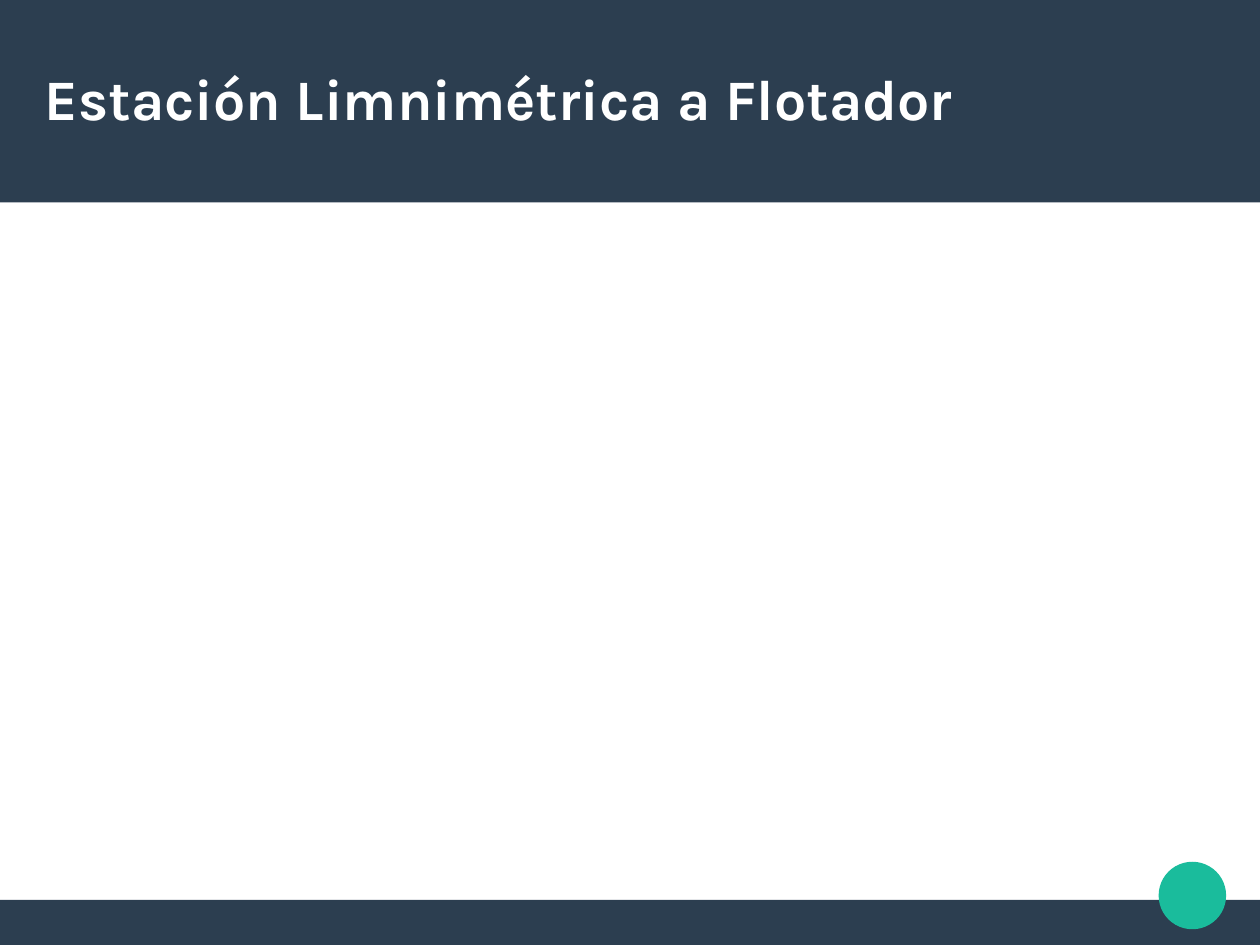
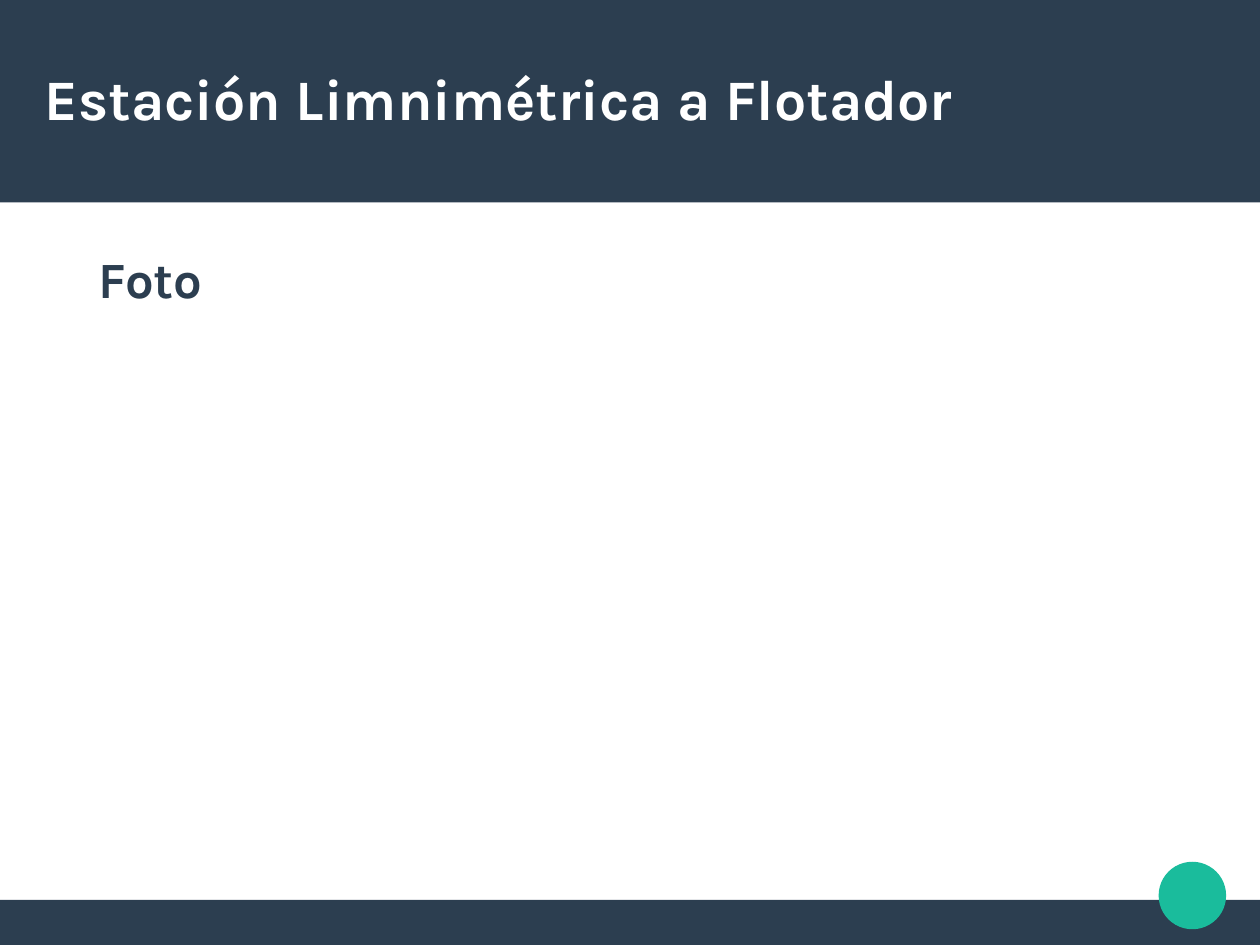
Before and after one commit to MaycoMD/PI, a slide deck: slide 6 of Documentos/PI_Presentacion_MaycoDagatti.odp (slide 5 before the commit). Drawn at 1260x945 pixels with LibreOffice and Linux fonts; fonts in the diff are those of the drawing. Boxes give left, top, right and bottom in pixels: in the first picture for what was removed or moved away, otherwise in the second. Text is boxed around its words. In the diff, an @@ line names an element or a change of style, - is before the commit and + after.

```diff
--- a/Documentos/PI_Presentacion_MaycoDagatti.odp
+++ b/Documentos/PI_Presentacion_MaycoDagatti.odp
@@ text added at box(99, 265, 203, 299), 32 pt, text #2C3E50, bold @@
+Foto
```
Also in this commit, not shown: 7 slides added, 1 other file.
